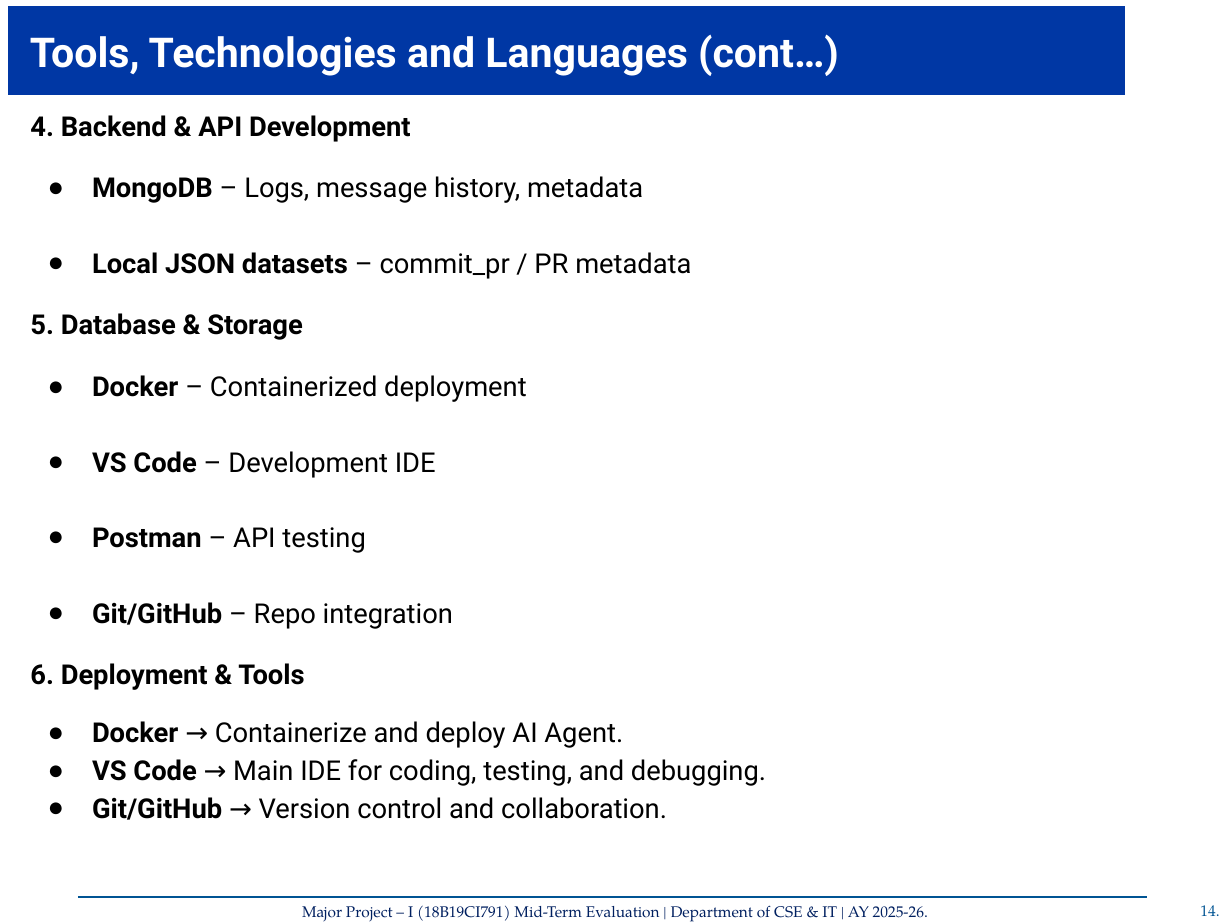
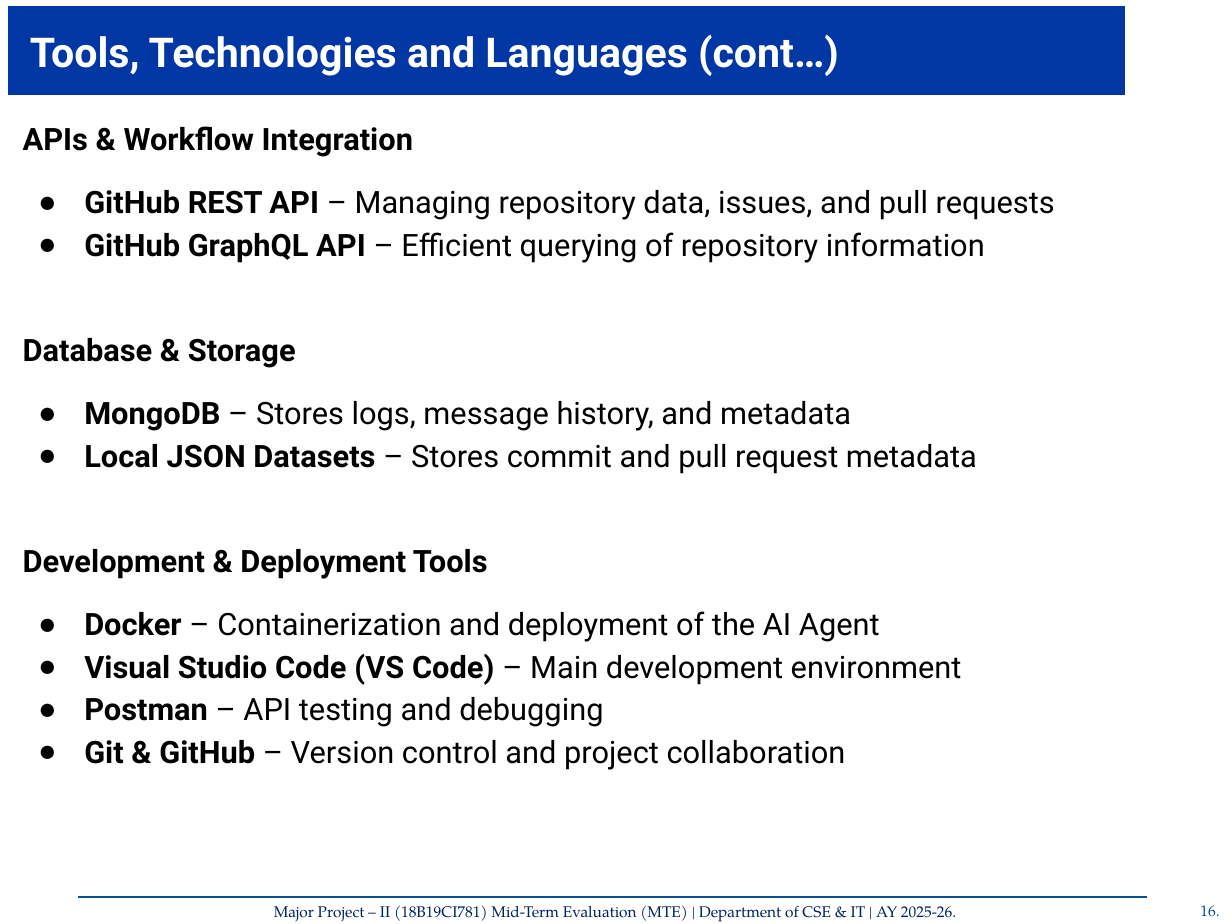
Before and after one commit to GauravThakur04/AI-Agent-for-Github-Workflow-Automation, a slide deck: slide 17 of RG61.pptx (slide 15 before the commit). Drawn at 1232x924 pixels with LibreOffice and Linux fonts; fonts in the diff are those of the drawing; background and template pictures are left out. Boxes give left, top, right and bottom in pixels: in the first picture for what was removed or moved away, otherwise in the second. Text is boxed around its words. In the diff, an @@ line names an element or a change of style, - is before the commit and + after.

```diff
--- a/RG61.pptx
+++ b/RG61.pptx
@@ text at (23, 126, 1055, 770): text changed; size 16 to 18 pt @@
-4. Backend & API Development
-● MongoDB – Logs, message history, metadata
-● Local JSON datasets – commit_pr / PR metadata
-5. Database & Storage
-● Docker – Containerized deployment
-● VS Code – Development IDE
-● Postman – API testing
-● Git/GitHub – Repo integration
-6. Deployment & Tools
-● Docker → Containerize and deploy AI Agent.
-● VS Code → Main IDE for coding, testing, and debugging.
-● Git/GitHub → Version control and collaboration.
+APIs & Workflow Integration
+● GitHub REST API – Managing repository data, issues, and pull requests
+● GitHub GraphQL API – Efficient querying of repository information
+Database & Storage
+● MongoDB – Stores logs, message history, and metadata
+● Local JSON Datasets – Stores commit and pull request metadata
+Development & Deployment Tools
+● Docker – Containerization and deployment of the AI Agent
+● Visual Studio Code (VS Code) – Main development environment
+● Postman – API testing and debugging
+● Git & GitHub – Version control and project collaboration
@@ text at (274, 905, 956, 922): text changed @@
-Major Project – I (18B19CI791) Mid-Term Evaluation | Department of CSE & IT | AY 2025-26.
+Major Project – II (18B19CI781) Mid-Term Evaluation (MTE) | Department of CSE & IT | AY 2025-26.
@@ text at (873, 906, 928, 918): text changed @@
-Monday, September 8, 2025
+Tuesday, March 3, 2026
@@ page number at (1200, 905, 1219, 917): text changed @@
-14.
+16.
```
Also in this commit, not shown: 16 other slides changed, 21 slides added, 18 slides removed.
